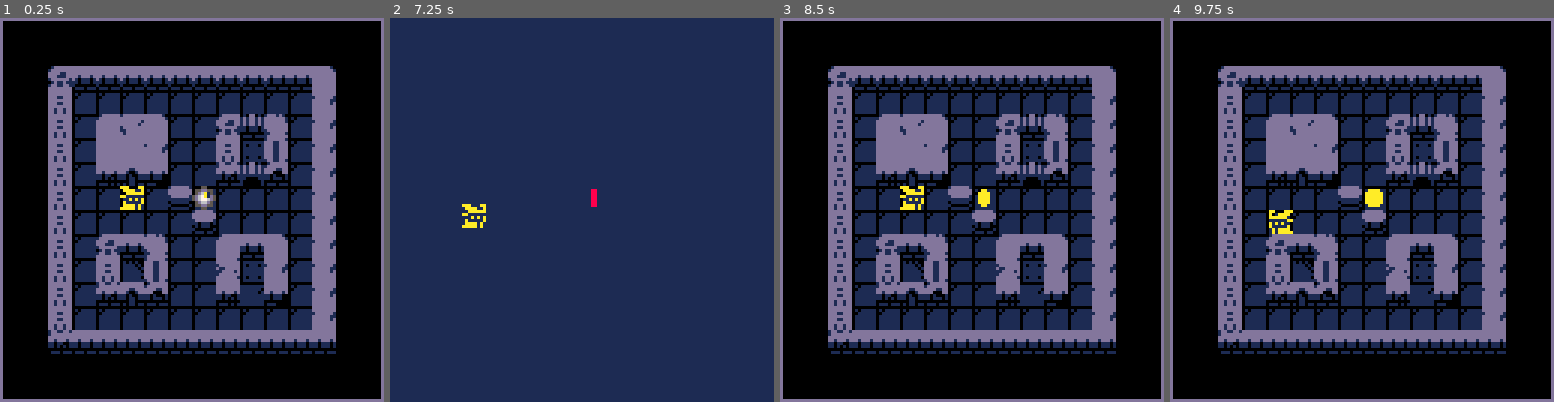
Above: before the commit, frames 1-4 (left to right).
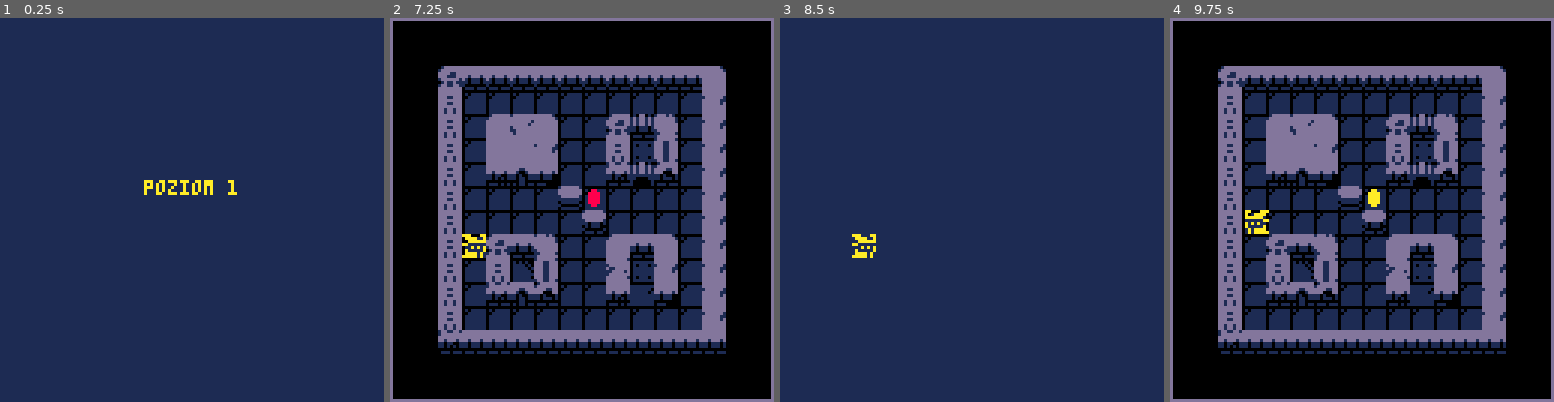
Above: after the commit, the same moments.

Repository: adamskopl/pico8
Game: PICO-8 cartridge dungeon/game.p8
Same seed, same stepped clock (60 frames per second), same inputs: the game is played once before the commit and once after it.
Inputs:
- Up to frame 1 (0.25 s): no input
- Up to frame 2 (7.25 s): tap O (Z key) at 0.33, 0.7, 1.43, 2.22, 3.1, 3.98, 4.87, 5.75, 6.63 s; tap X (X key) at 1.07, 2.07, 2.4, 2.73, 3.07, 3.4, 3.73, 4.07, 4.4, 4.73, 5.07, 5.4, 5.73, 6.07, 6.4, 6.73, 7.07 s; hold Left 1.97-2.37 s; hold Down 2.42-2.82 s; hold Right 2.87-3.53 s; hold Up 3.58-4.08 s; hold Right 4.13-4.53 s; hold Down 4.58-5.08 s; hold Left 5.13-5.8 s; hold Up 5.85-6.18 s; hold Left 6.23-6.63 s; hold Down 6.68-7.08 s; hold Right from 7.13 s (still down)
- Up to frame 3 (8.5 s): tap X (X key) every 0.33 s from 7.4 to 8.4 s; tap O (Z key) at 7.52, 8.4 s; release Right at 7.8 s; hold Up 7.85-8.35 s; hold Right from 8.4 s (still down)
- Up to frame 4 (9.75 s): tap X (X key) every 0.33 s from 8.73 to 9.73 s; release Right at 8.8 s; hold Down 8.85-9.35 s; tap O (Z key) at 9.28 s; hold Left from 9.4 s (still down)

The runs differ from the first frame. In frame 1, 75% of the frame differs, in the area x 0-100%, y 0-100%; in frame 2, 75%; in frame 3, 75%; in frame 4, 0.5%.

Commit message:
u

Diff:
--- a/dungeon/config.lua
+++ b/dungeon/config.lua
@@ -1,5 +1,5 @@
 CONFIG = {
-  SKIP_INTRO = true,
+  SKIP_INTRO = false,
   LANG = "PL",
   -- LANG = "EN",
 }
--- a/dungeon/level.lua
+++ b/dungeon/level.lua
@@ -26,19 +26,13 @@
     -- { type = ENEMY_GRUNT, patrol = { from_m = VEC.new(8, 10), to_m = VEC.new(11, 10) } },
   },
 }
-LEVEL_2 = {
-  pos = VEC.new(18, 1),
-  hero = VEC.new(19, 2),
-  coins = { { pos_m_trigger_tiles = { VEC.new(19, 2) }, pos_m = VEC.new(20, 3) } },
-}
 LEVEL_EMPTY = {
-  title = "EMPTY",
   pos = VEC.new(1, 1),
   hero = VEC.new(19, 2),
   coins = { { pos_m_trigger_tiles = { VEC.new(19, 2) }, pos_m = VEC.new(20, 3) } },
   {},
 }
-LEVELS = { LEVEL_1, LEVEL_2, LEVEL_EMPTY }
+LEVELS = { LEVEL_1, LEVEL_EMPTY }
 
 function LEVEL.load_current()
   LEVEL.level = LEVELS[level_index]
